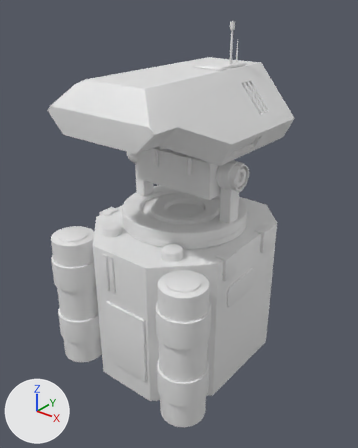
Renders of the Blender file blender/robot.blend from each side of a commit.
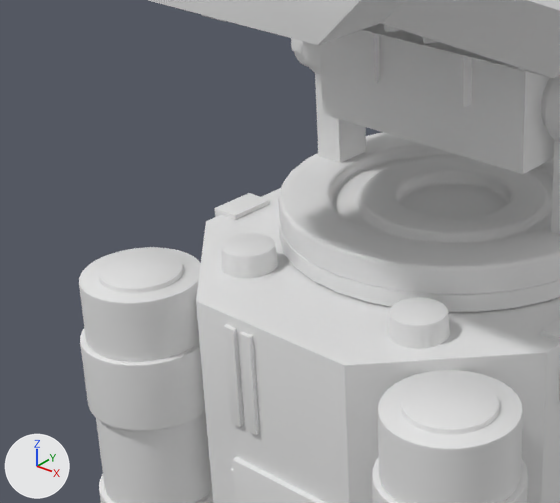
Each version is shown whole from a camera (50 mm lens) standing at (7.4, -9.63, 2.72) and looking at (0.03, -0.41, -2.99), then close up on the part from 6% to 62% of the width and 31% to 71% of the height. Every picture has the same lights, and +X, +Y and +Z are marked at lower left.
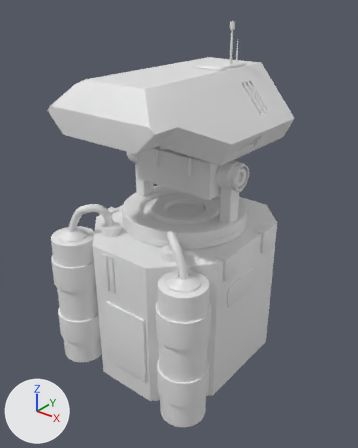
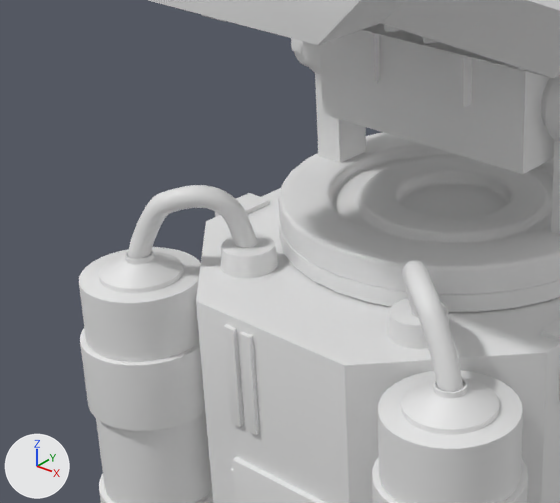
What changed in the scene script:
```text
Change me_cylinder_003:
    used by ob_cylinder_004; location = (0.0, 0.0, 0.0); scale = (0.56, 0.56, 1.84)
    remove me_cylinder_003.from_pydata(...)  # 320 vertices, 195 faces; spans x -4.31..-1.44, y -5.52..-3.0, z -3.68..-1.6
    add me_cylinder_003.from_pydata(...)  # 448 vertices, 323 faces; spans x -4.31..-1.44, y -5.52..-3.0, z -3.68..-1.57
    me_cylinder_003 part 1
    1 face is deleted
    128 vertices are added at x -3.45..-2.98, y -4.65..-4.18, z -1.6..-1.57
    129 new faces join them
Add cu_beziercurve:
    cu_beziercurve = bpy.data.curves.new('BezierCurve', 'CURVE')
    cu_beziercurve.dimensions = '3D'
    _sp = cu_beziercurve.splines.new('BEZIER'); _sp.bezier_points.add(4)
    _sp.bezier_points.foreach_set('co', [-1.851, -2.479, -3.164, -1.662, -2.433, -2.571, -1.418, -2.321, -2.307, -1.097, -2.038, -2.349, -1.027, -1.844, -2.842])
    _sp.bezier_points.foreach_set('handle_left', [-1.886, -2.469, -3.384, -1.778, -2.463, -2.775, -1.535, -2.396, -2.352, -1.174, -2.142, -2.232, -1.062, -1.908, -2.631])
    _sp.bezier_points.foreach_set('handle_right', [-1.816, -2.489, -2.943, -1.546, -2.403, -2.366, -1.301, -2.245, -2.262, -1.02, -1.935, -2.466, -0.992, -1.78, -3.053])
    for _p, _l, _r in zip(_sp.bezier_points, ['ALIGNED', 'ALIGNED', 'ALIGNED', 'ALIGNED', 'ALIGNED'], ['ALIGNED', 'ALIGNED', 'ALIGNED', 'ALIGNED', 'ALIGNED']): _p.handle_left_type = _l; _p.handle_right_type = _r
    _sp.order_u = 0
    _sp.order_v = 0
    cu_beziercurve.use_path = True
    cu_beziercurve.bevel_resolution = 10
    cu_beziercurve.bevel_depth = 0.1
    cu_beziercurve.fill_mode = 'FULL'
Add ob_beziercurve:
    ob_beziercurve = bpy.data.objects.new('BezierCurve', cu_beziercurve)
    ob_beziercurve.location = (0.0, 0.0, 0.0)
    _m = ob_beziercurve.modifiers.new('Mirror', 'MIRROR')
```

Boxes (x1, y1, x2, y2) around the edits, measured in the close-ups (560 x 503 px):
'BezierCurve', added
    after: (128, 185, 463, 392)
part 1 of me_cylinder_003, built on
    before: (99, 251, 499, 430)
    after: (99, 250, 499, 430)
